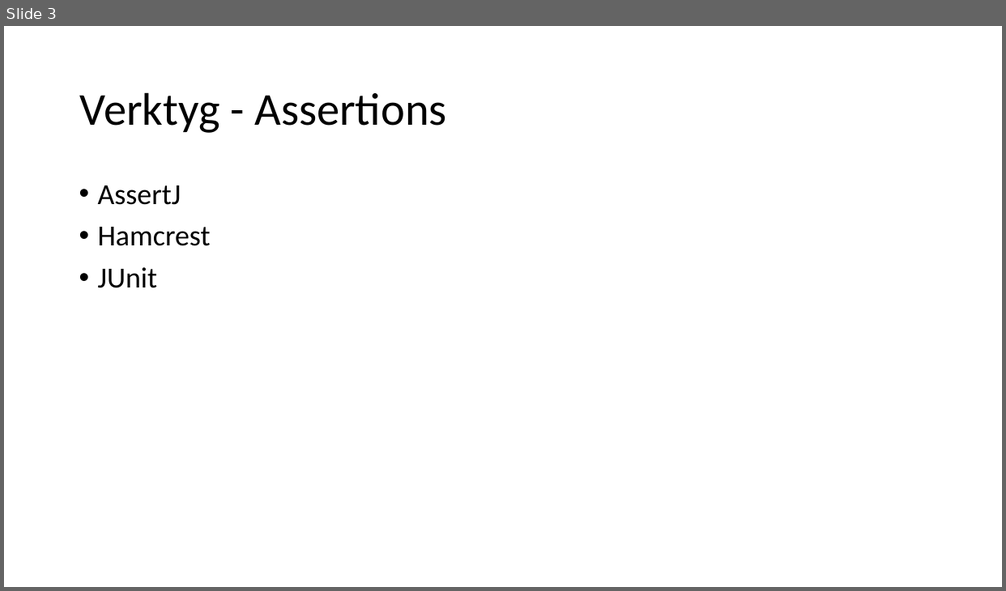
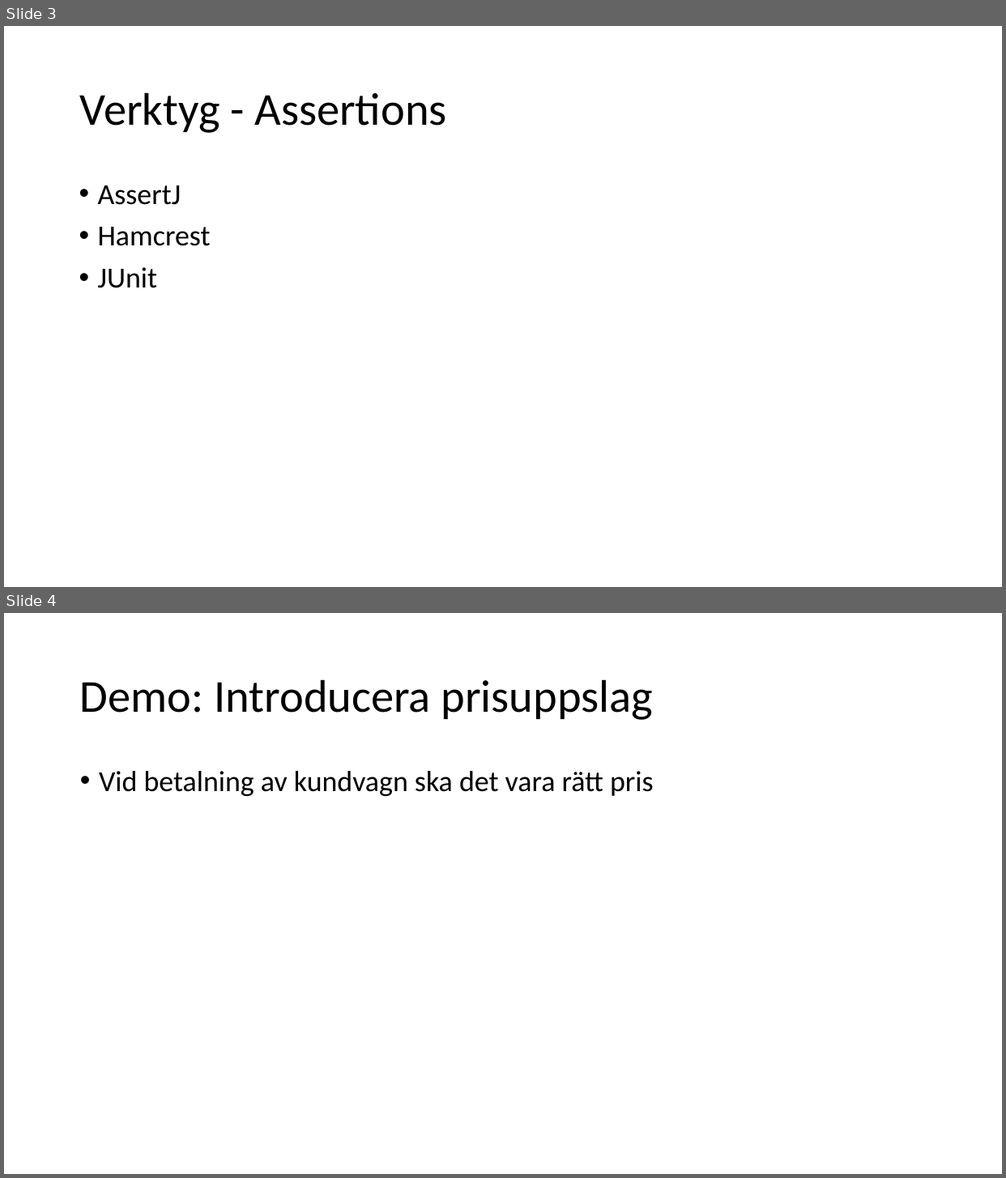
Before and after one commit to Omegapoint/tdd-lab, a slide deck: TDD.pptx. Shown one above the other, each under a label of ours: slide 3 before the commit, slides 3 and 4 after it. The pictures are 1006x591 and 1006x1178 pixels, drawn with LibreOffice and Linux fonts; fonts in the diff are those of the drawing. Boxes give left, top, right and bottom in pixels: in the first picture for what was removed or moved away, otherwise in the second. Text is boxed around its words. In the diff, an @@ line names an element or a change of style, - is before the commit and + after.

```diff
--- a/TDD.pptx
+++ b/TDD.pptx
@@ slide 4 added at bbox=[4, 613, 1002, 1174], background #FFFFFF @@
@@ title added at bbox=[80, 679, 654, 720], 44 pt, text #000000 @@
+Demo: Introducera prisuppslag
@@ text added at bbox=[99, 771, 654, 796], 28 pt, text #000000 @@
+• Vid betalning av kundvagn ska det vara rätt pris
```
Also in this commit, not shown: 1 slide changed, 1 other slide added.
